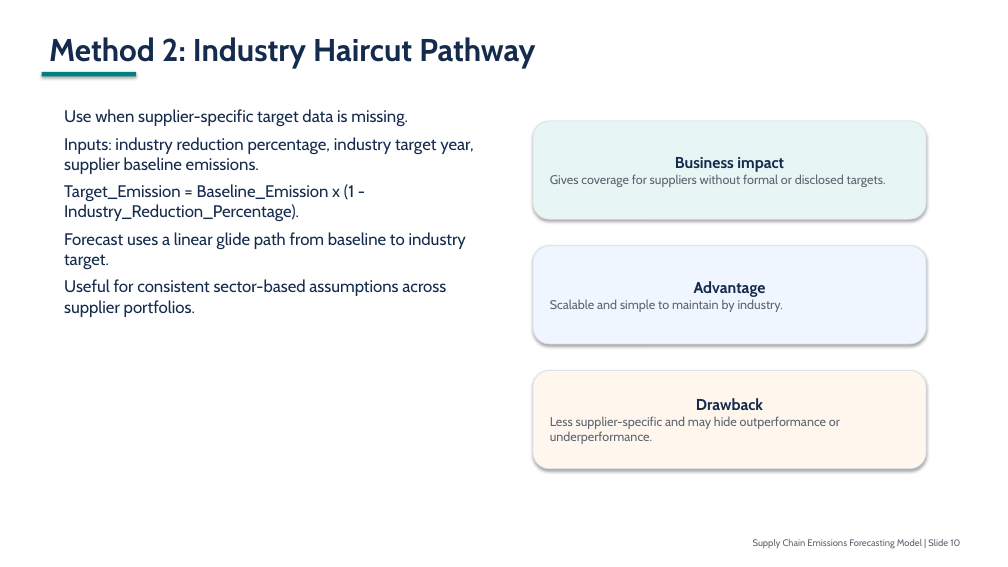
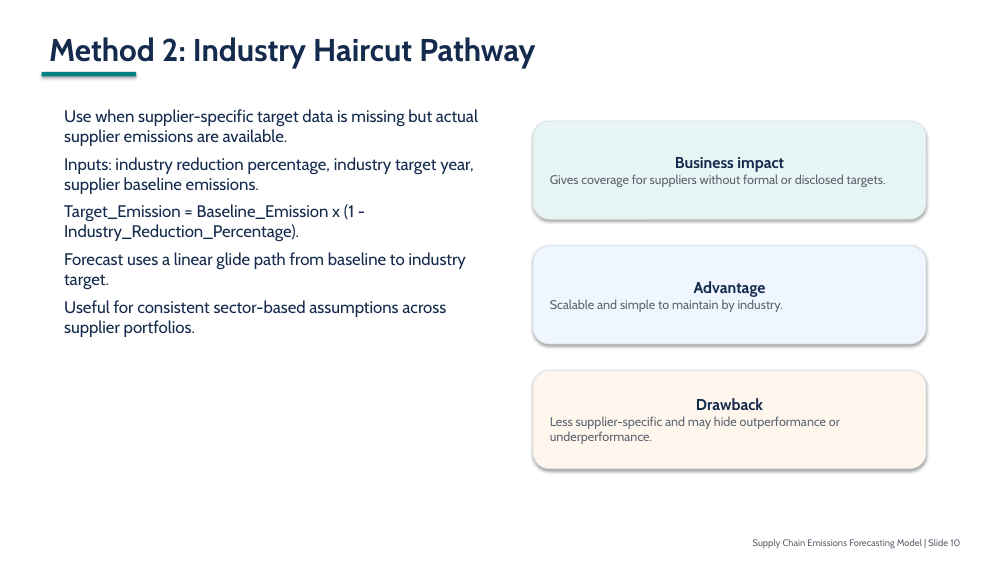
Before and after one commit to rojaraod/FORECAST, a slide deck: slide 10 of docs/supply_chain_emissions_forecasting_20_slide_deck.pptx. Drawn at 1008x567 pixels with LibreOffice and Linux fonts; fonts in the diff are those of the drawing. Boxes give left, top, right and bottom in pixels: in the first picture for what was removed or moved away, otherwise in the second. Text is boxed around its words. In the diff, an @@ line names an element or a change of style, - is before the commit and + after.

```diff
--- a/docs/supply_chain_emissions_forecasting_20_slide_deck.pptx
+++ b/docs/supply_chain_emissions_forecasting_20_slide_deck.pptx
@@ text at (64, 109, 478, 146): text changed @@
-Use when supplier-specific target data is missing.
+Use when supplier-specific target data is missing but actual supplier emissions are available.
```
Also in this commit, not shown: 13 other slides changed, 10 other files.
